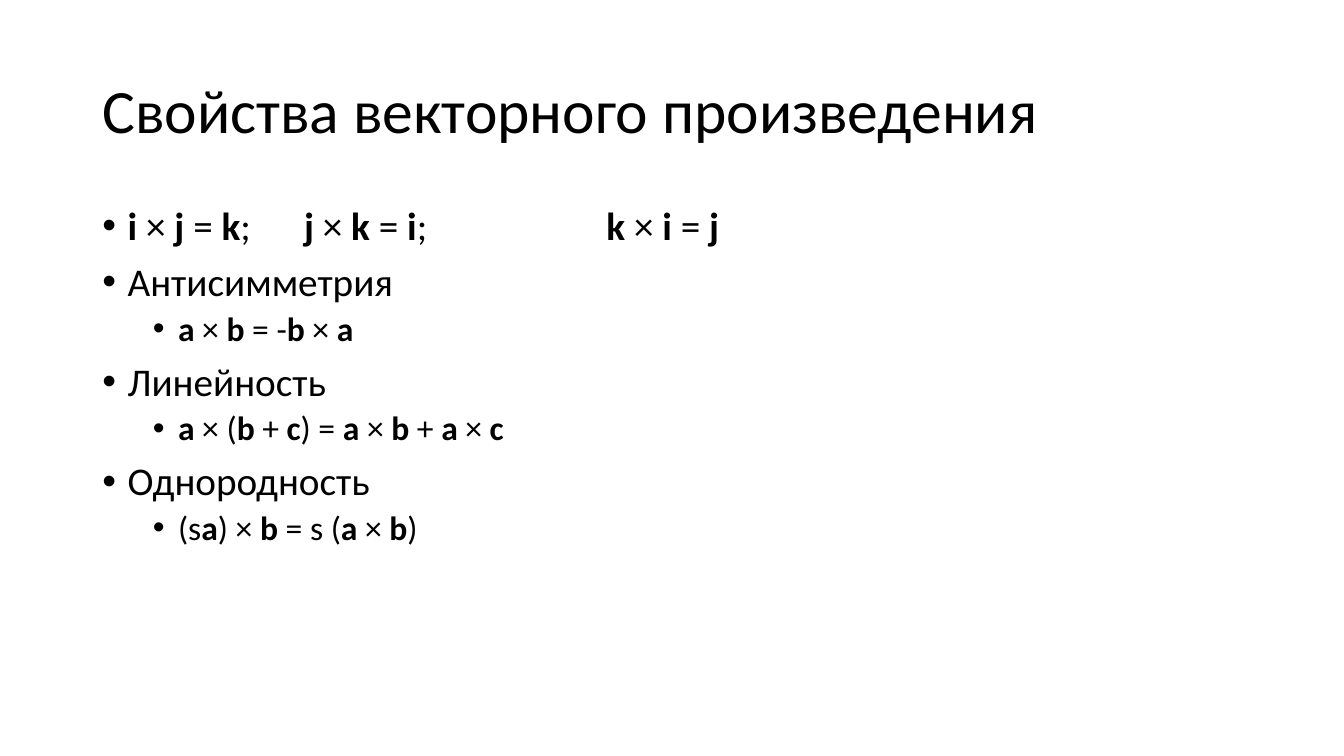
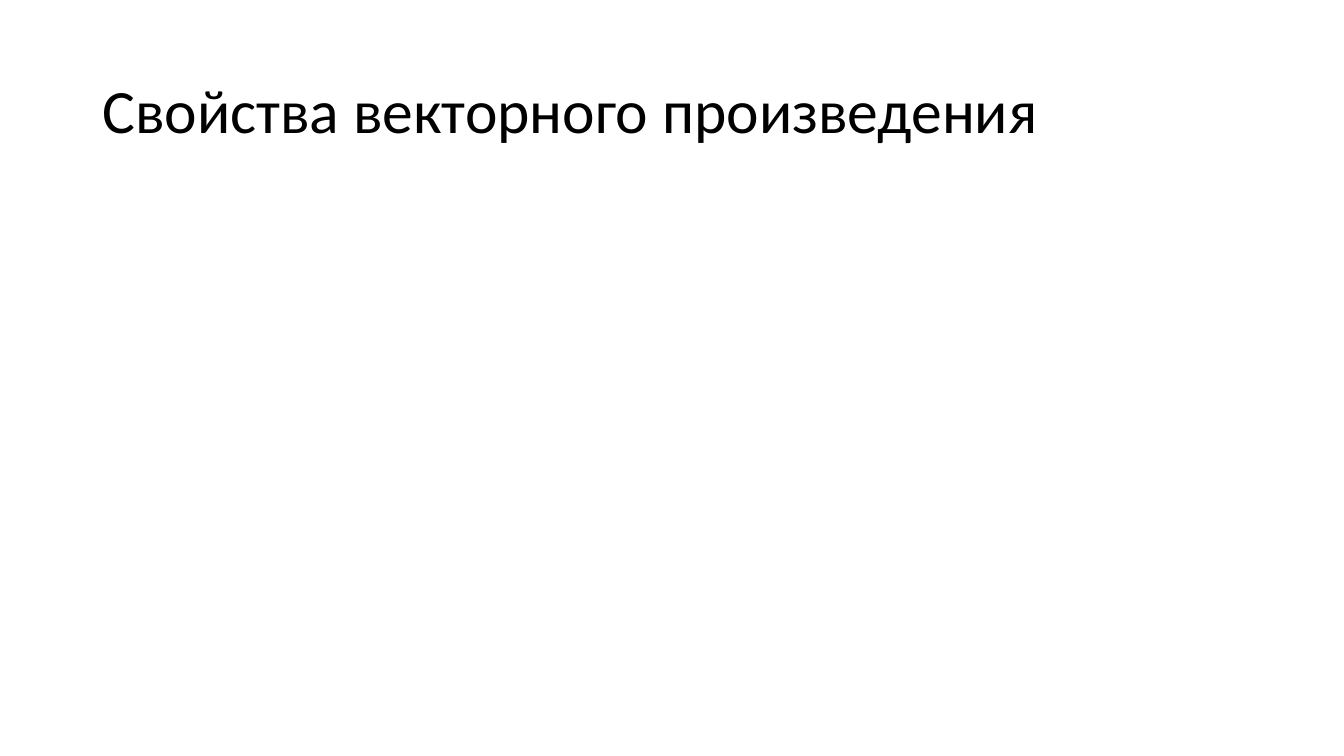
Before and after one commit to alexey-malov/cg-course, a slide deck: slide 45 of lectures/04 - Векторный анализ, трансформации и матрицы.pptx (slide 48 before the commit). Drawn at 1344x756 pixels with LibreOffice and Linux fonts; fonts in the diff are those of the drawing; grey boxes stand for pictures. Boxes give left, top, right and bottom in pixels: in the first picture for what was removed or moved away, otherwise in the second. Text is boxed around its words. In the diff, an @@ line names an element or a change of style, - is before the commit and + after.

```diff
--- a/lectures/04 - Векторный анализ, трансформации и матрицы.pptx
+++ b/lectures/04 - Векторный анализ, трансформации и матрицы.pptx
@@ text removed at (x1=128, y1=212, x2=504, y2=545) @@
-• i × j = k; j × k = i; k × i = j
-• Антисимметрия
-  • a × b = -b × a
-• Линейность
-  • a × (b + c) = a × b + a × c
-• Однородность
-  • (sa) × b = s (a × b)
```
Also in this commit, not shown: 26 other slides changed, 1 slide added, 4 slides removed, 31 other files.
